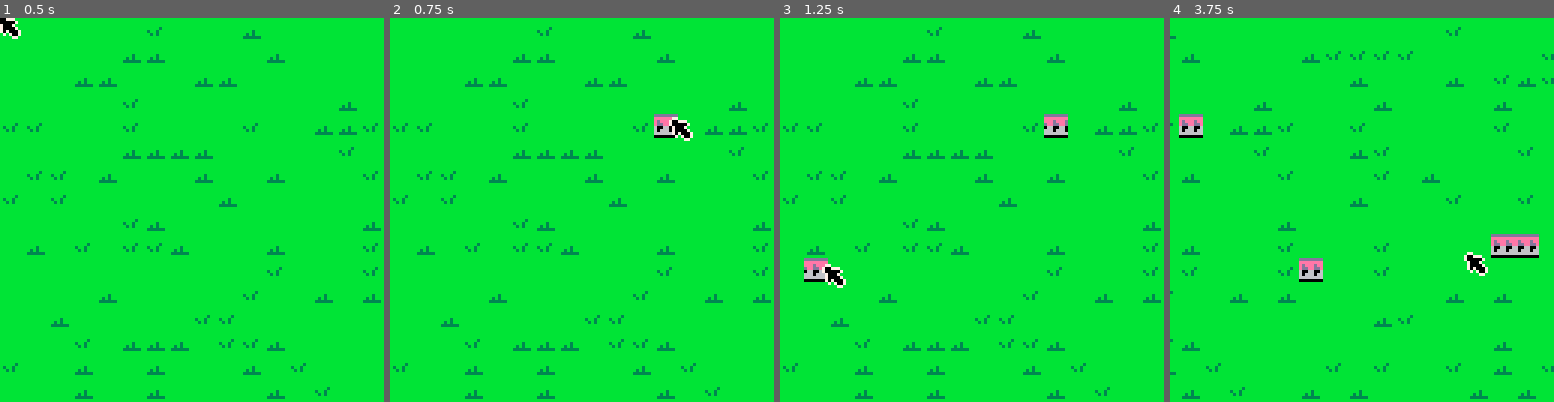
Above: before the commit, frames 1-4 (left to right).
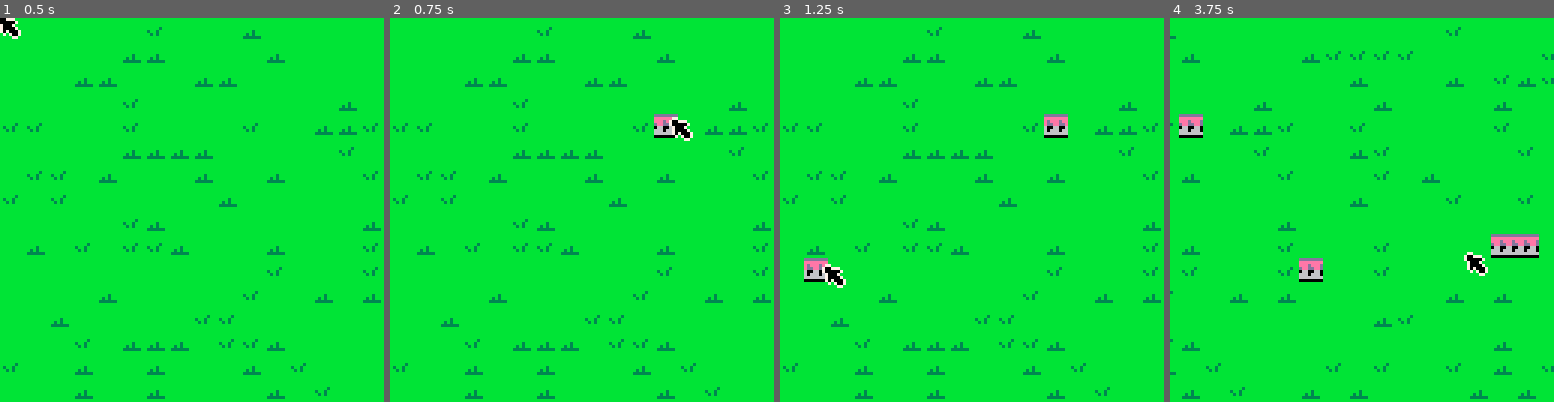
Above: after the commit, the same moments.

Repository: Kiyotoko/the-hive-must-grow
Game: PICO-8 cartridge game.p8
Two runs of this game, one before a commit and one after it. Both use one fixed random seed, a clock stepped at 60 frames per second and the inputs below.
Inputs (mouse positions are in pixels of both pictures, inside the frame that each line leads up to):
- Up to frame 1 (0.5 s): tap X (X key) at 0.33 s
- Up to frame 2 (0.75 s): click (670, 121) at 0.67 s; tap O (Z key) at 0.7 s
- Up to frame 3 (1.25 s): tap X (X key) at 1.07 s; click (826, 267) at 1.22 s
- Up to frame 4 (3.75 s): hold Right 1.6-2.1 s; tap O (Z key) every 0.4 s from 1.7 to 3.7 s; click (1277, 114) at 1.77 s; tap X (X key) at 1.85, 2.97 s; hold Up 2.15-2.42 s; click (1342, 259) at 2.32 s; hold Right 2.47-3.03 s; click (1404, 106) at 2.87 s; hold Left 3.08-3.58 s; click (1465, 256) at 3.42 s; hold Down from 3.63 s (still down)

Frame 1 is identical in both runs. In frame 2, 0.1% of the frame differs, in the area x 68-74%, y 26-30%; in frame 3, 0.3%; in frame 4, 0.6%, in the area x 2-97%, y 26-68%.

Commit message:
Delete with right mouse click

Diff:
--- a/buildings.lua
+++ b/buildings.lua
@@ -26,7 +26,7 @@
 
 Belt = {
     frames = List.new(),
-    timer = Cycle.new{ max=15 },
+    timer = Cycle.new{ max=5 },
     display = Cycle.new{ max=2 }
 }
 Belt.__index = Belt
--- a/main.lua
+++ b/main.lua
@@ -23,12 +23,18 @@
     if btn(4) then SelectedOption:inc() end
     if btn(5) then SelectedOption:dec() end
 
-    if stat(34) > 0 then
-        local factory = BuildOptions[SelectedOption.val]
-        factory(Vec2.new{
+    local mouse = stat(34)
+    if mouse > 0 then
+        local tile = Vec2.new{
             x=Pixel2Tile(Cam.x + stat(32)-1),
             y=Pixel2Tile(Cam.y + stat(33)-1)
-        })
+        }
+        if mouse == 1 then
+            local factory = BuildOptions[SelectedOption.val]
+            factory(tile)
+        else
+            Overlay:pop_building(tile.x, tile.y)
+        end
     end
 
     camera(Cam.x, Cam.y)
--- a/map.lua
+++ b/map.lua
@@ -75,6 +75,15 @@
     return self[x][y]
 end
 
+function Overlay:pop_building(x, y)
+    local val = self[x]
+    if val ~= nil then
+        val = val[y]
+        self[x][y] = nil
+    end
+    return val
+end
+
 function Overlay:draw(rect)
     for c = rect.x, rect.x + rect.w do
         for r = rect.y, rect.y + rect.h do
